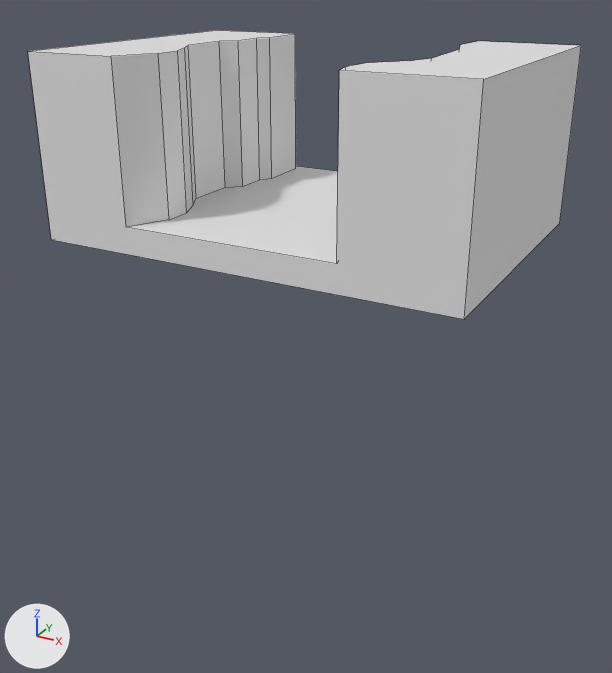
Two versions of the FBX model Assets/Blender/Rocks/canal.fbx, one commit apart.
Both versions are drawn from a camera (50 mm lens) standing at (32.8, -61.9, 18.7) and looking at (-0.4, -1.5, -11.5). The lights are fixed; the arrows at lower left show +X, +Y and +Z. The picture after the commit comes second. Mesh edges are drawn as thin lines. Where no turn or scale is listed for an object, it has been applied to the vertices.

The first picture shows 'Canal'.
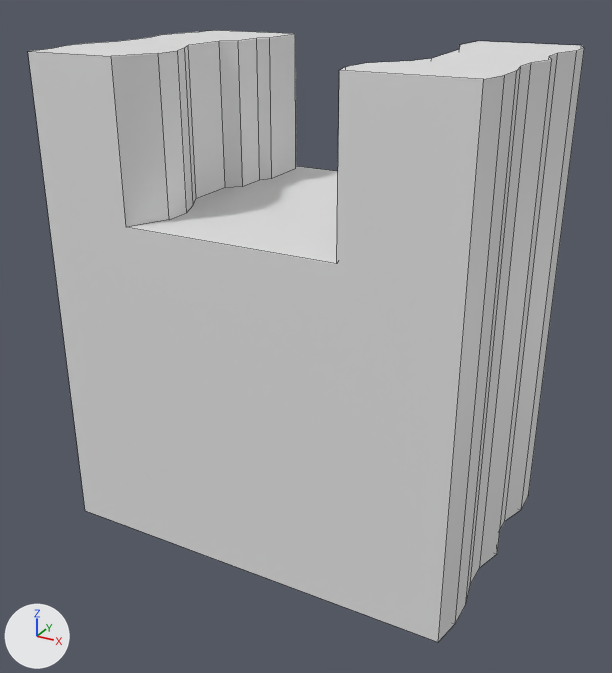
Changed parts and their boxes (x1, y1, x2, y2) in the pictures (612 x 673 px):
'Canal', reshaped (111% taller): before (28, 30, 581, 319); after (28, 30, 584, 642)

Patch to the scene script:
```diff
--- a/Assets/Blender/Rocks/canal.fbx.py
+++ b/Assets/Blender/Rocks/canal.fbx.py
@@ me_cube_001 @@
 # used by ob_canal; location = (0.0, 0.0, 0.0)
-me_cube_001.from_pydata(...)  # 46 vertices, 25 faces; spans x -18.4..17.4, y -12.7..12.7, z -2.2..12.7
+me_cube_001.from_pydata(...)  # 82 vertices, 52 faces; spans x -19.5..18.1, y -12.7..12.7, z -29.2..12.7
+# me_cube_001 part 1
+# 4 vertices are removed from x -18.4..17.4, y -12.7..12.7, z -2.2
+# 7 faces are deleted
+# 22 vertices are added at x -19.5..18.1, y -12.7..12.7, z -29.2
+# 18 new vertices lie (0.0, 0.0, 41.9) away from vertices in x -19.5..18.1, y -10.1..10.1, z -29.2
+# 34 new faces join them
```
